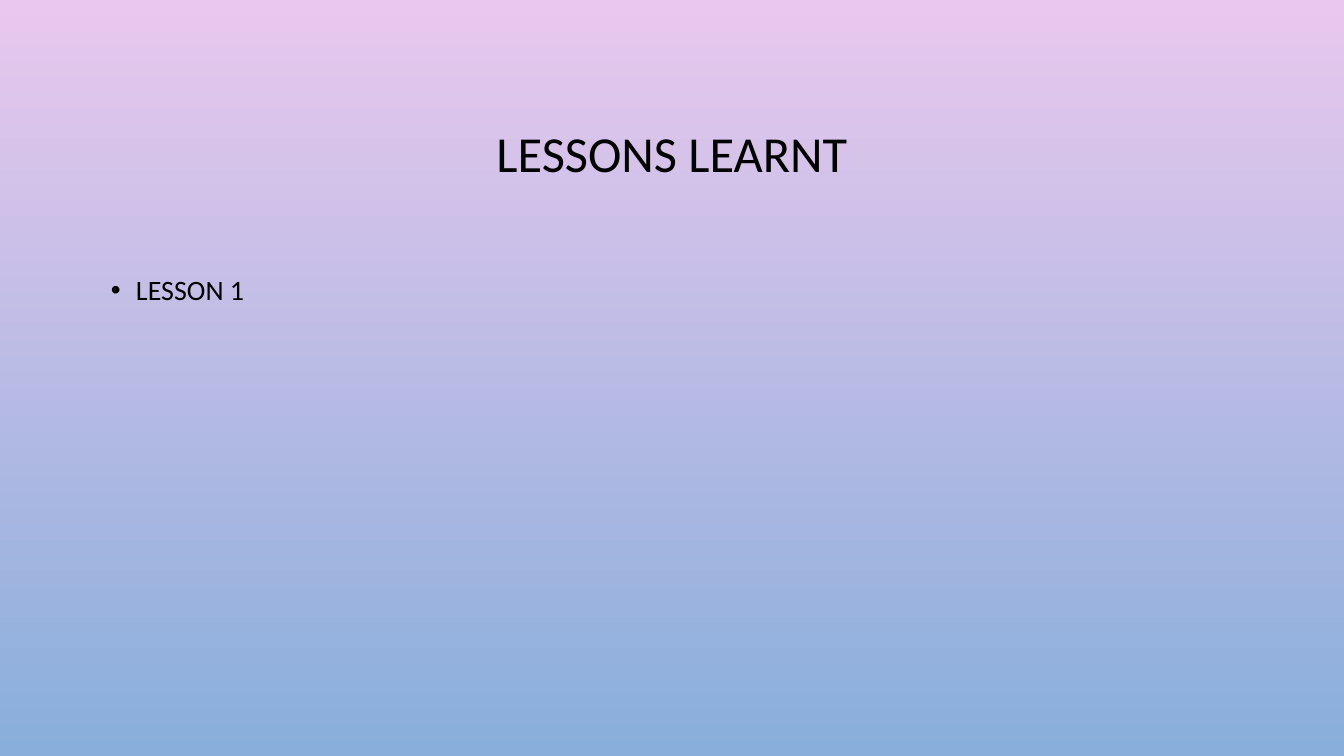
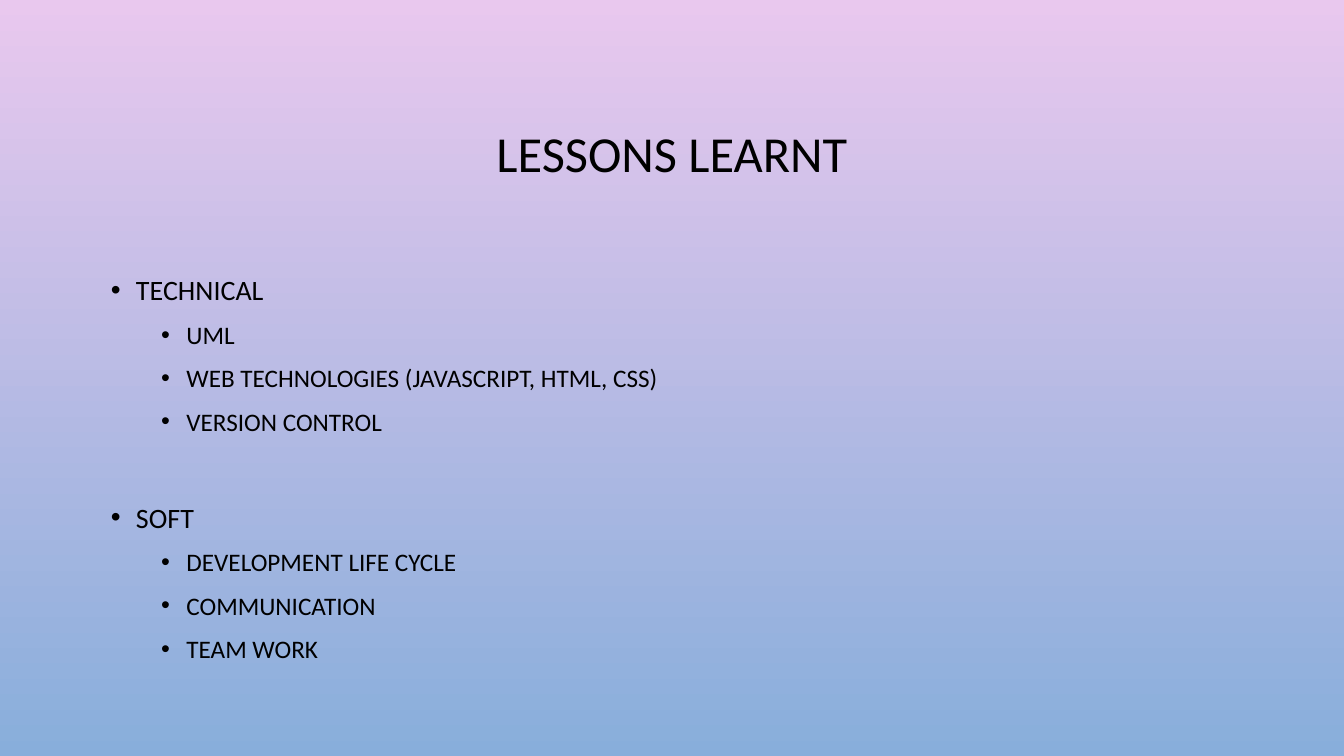
Before and after one commit to abrievanaardt/smalltalk, a slide deck: slide 4 of Documentation/smalltalk.pptx. Drawn at 1344x756 pixels with LibreOffice and Linux fonts; fonts in the diff are those of the drawing; background and template pictures are left out. Boxes give left, top, right and bottom in pixels: in the first picture for what was removed or moved away, otherwise in the second. Text is boxed around its words. In the diff, an @@ line names an element or a change of style, - is before the commit and + after.

```diff
--- a/Documentation/smalltalk.pptx
+++ b/Documentation/smalltalk.pptx
@@ text at (x1=136, y1=282, x2=657, y2=658): text changed; size 20 to 18 pt @@
-• LESSON 1
+• TECHNICAL
+  • UML
+  • WEB TECHNOLOGIES (JAVASCRIPT, HTML, CSS)
+  • VERSION CONTROL
+• SOFT
+  • DEVELOPMENT LIFE CYCLE
+  • COMMUNICATION
+  • TEAM WORK
```
Also in this commit, not shown: 9 other slides changed, 2 slides added, 2 slides removed.
